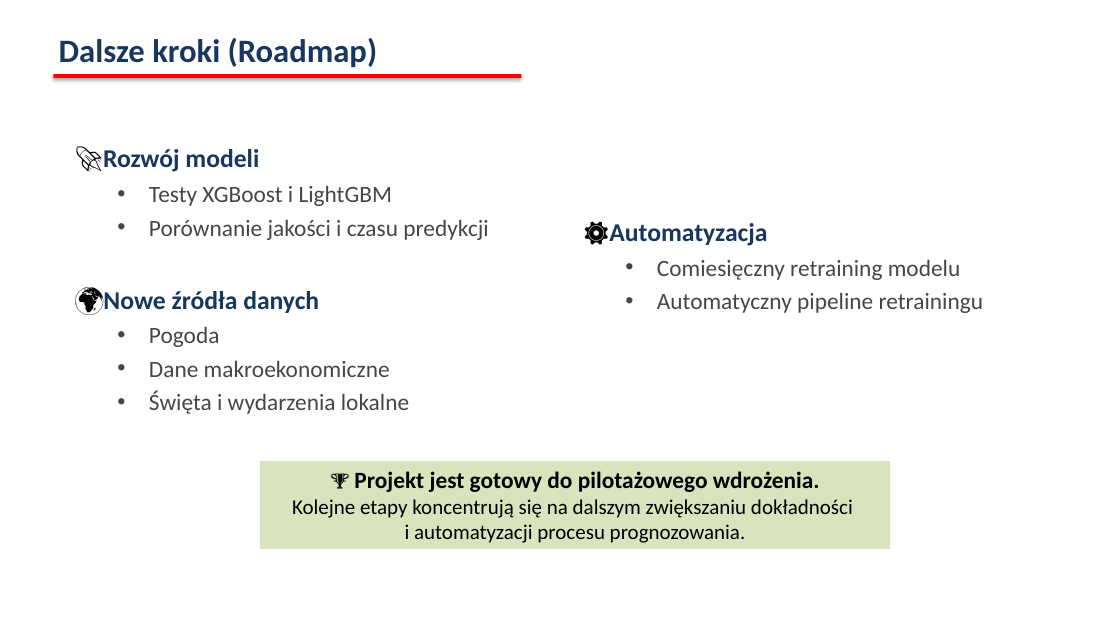
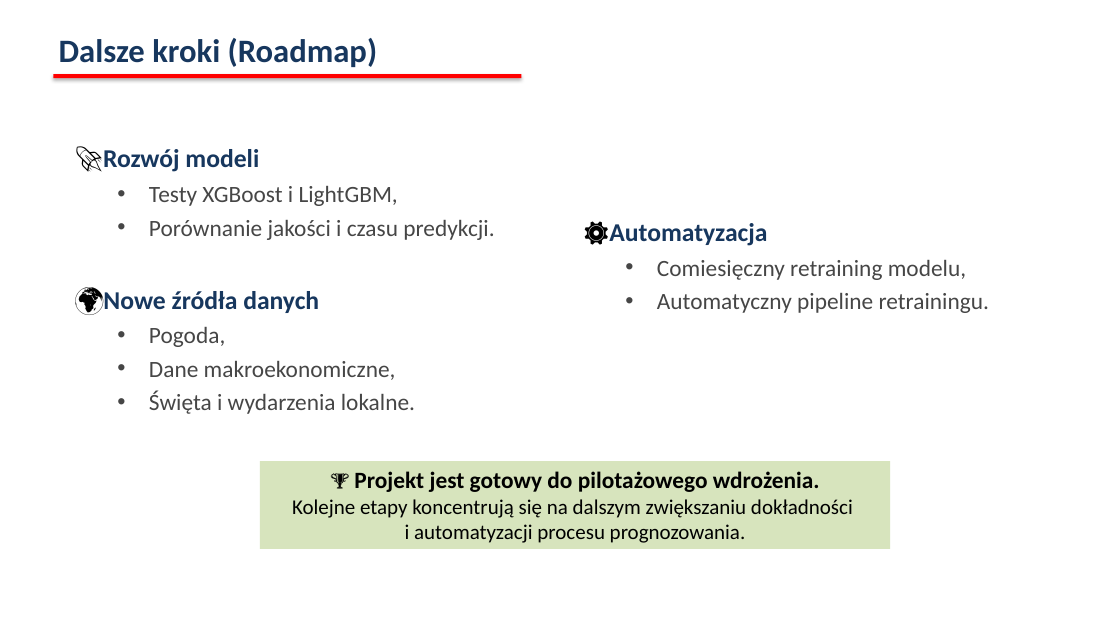
Before and after one commit to infoshareacademy/jdszr24-grupa-1, a slide deck: slide 9 of presentation/Rossmann_presentation.pptx. Drawn at 1120x630 pixels with LibreOffice and Linux fonts; fonts in the diff are those of the drawing. Boxes give left, top, right and bottom in pixels: in the first picture for what was removed or moved away, otherwise in the second. Text is boxed around its words. In the diff, an @@ line names an element or a change of style, - is before the commit and + after.

```diff
--- a/presentation/Rossmann_presentation.pptx
+++ b/presentation/Rossmann_presentation.pptx
@@ text at (149, 186, 494, 240): text changed @@
-  • Testy XGBoost i LightGBM
-  • Porównanie jakości i czasu predykcji
+  • Testy XGBoost i LightGBM,
+  • Porównanie jakości i czasu predykcji.
@@ text at (657, 260, 989, 313): text changed @@
-  • Comiesięczny retraining modelu
-  • Automatyczny pipeline retrainingu
+  • Comiesięczny retraining modelu,
+  • Automatyczny pipeline retrainingu.
@@ text at (149, 327, 415, 414): text changed @@
-  • Pogoda
-  • Dane makroekonomiczne
-  • Święta i wydarzenia lokalne
+  • Pogoda,
+  • Dane makroekonomiczne,
+  • Święta i wydarzenia lokalne.
```
Also in this commit, not shown: 8 other slides changed, 1 slide added, 1 other file.
